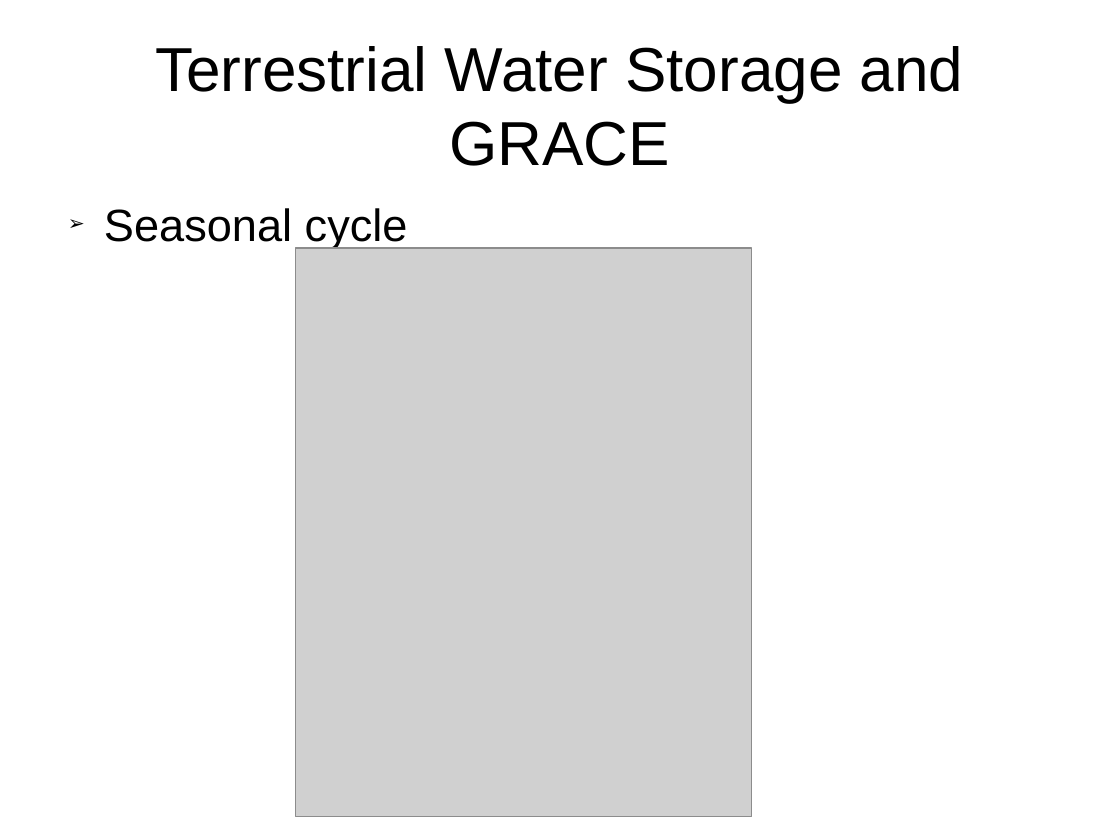
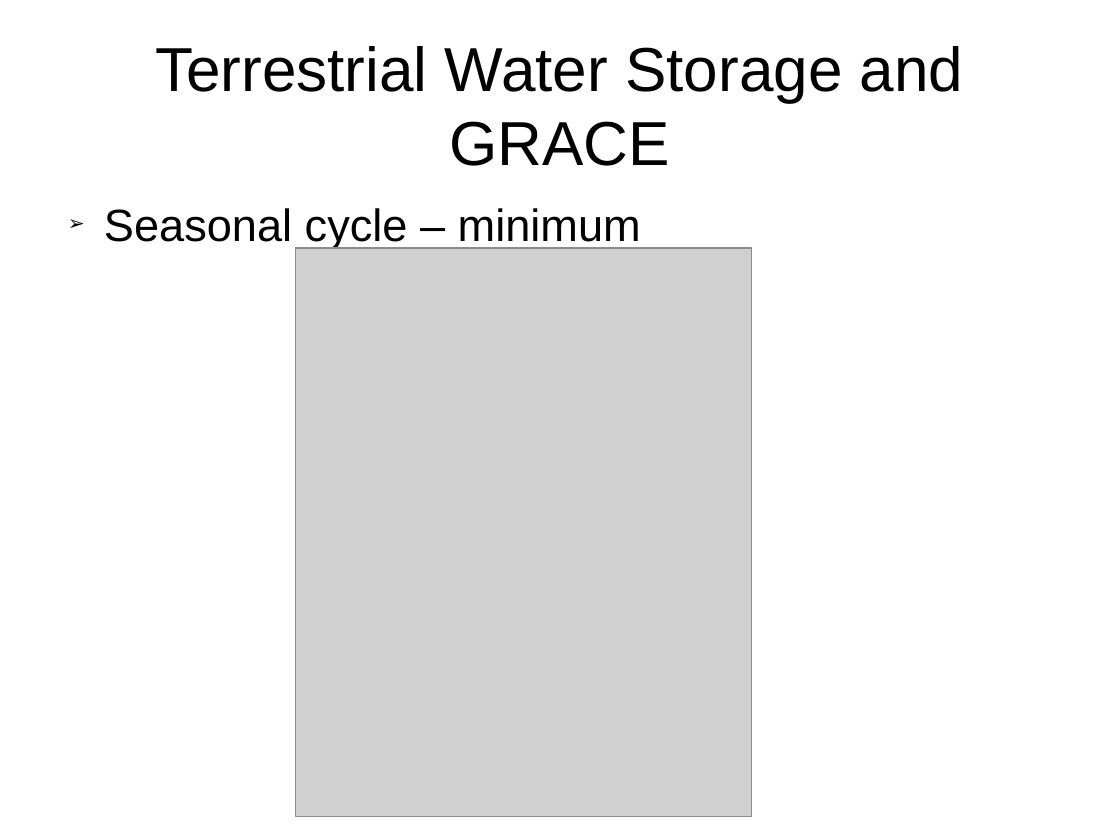
Before and after one commit to fvgatts/apresenta-o, a slide deck: slide 13 of presentation-TWSandGRACE.odp (slide 12 before the commit). Drawn at 1120x840 pixels with LibreOffice and Linux fonts; fonts in the diff are those of the drawing; grey boxes stand for pictures. Boxes give left, top, right and bottom in pixels: in the first picture for what was removed or moved away, otherwise in the second. Text is boxed around its words. In the diff, an @@ line names an element or a change of style, - is before the commit and + after.

```diff
--- a/presentation-TWSandGRACE.odp
+++ b/presentation-TWSandGRACE.odp
@@ text at (104, 208, 641, 250): text changed @@
-➢ Seasonal cycle
+➢ Seasonal cycle – minimum
```
Also in this commit, not shown: 1 other slide changed, 3 slides added.
